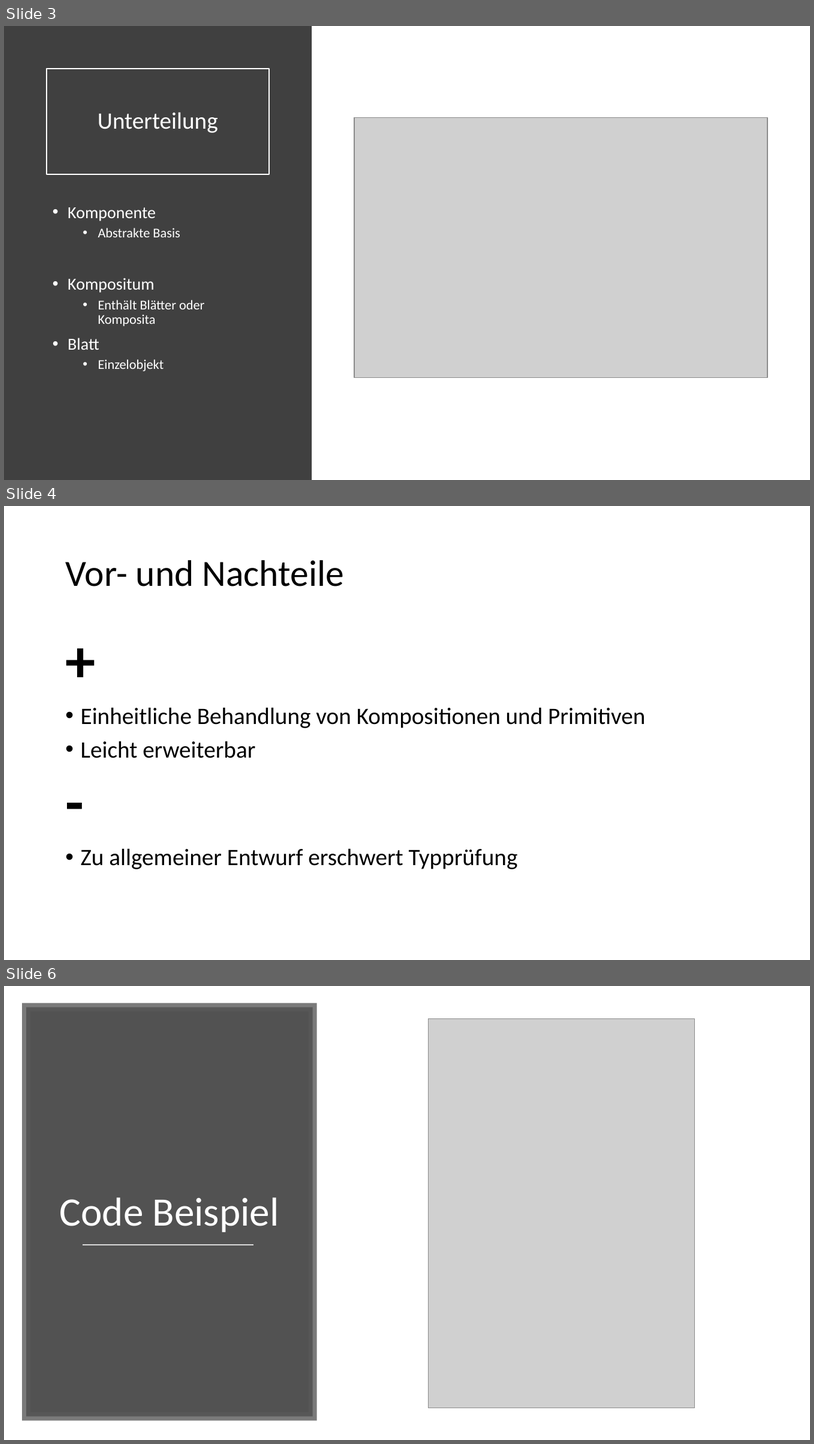
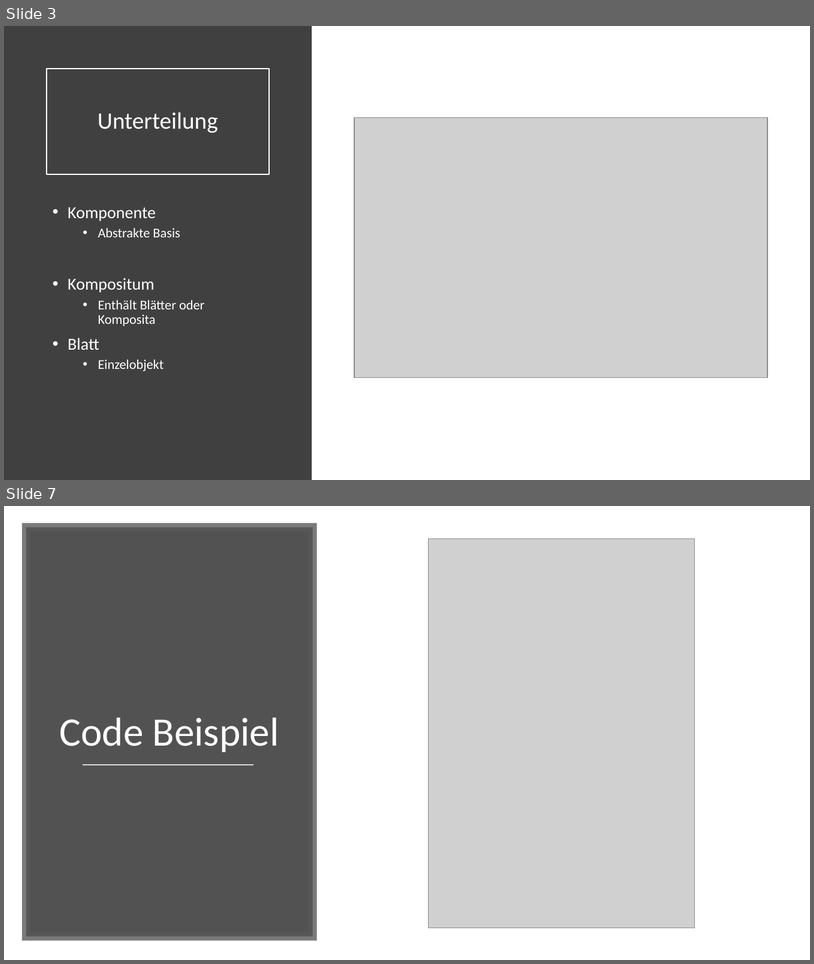
Before and after one commit to Basti098765/Aufgabenmanager_Kompositum, a slide deck: Komposiutm_ppp.pptx. Shown one above the other, each under a label of ours: slides 3, 4 and 6 before the commit, slides 3 and 7 after it; the slides between them are not shown. The pictures are 814x1444 and 814x964 pixels, drawn with LibreOffice and Linux fonts; fonts in the diff are those of the drawing; grey boxes stand for pictures. Boxes give left, top, right and bottom in pixels: in the first picture for what was removed or moved away, otherwise in the second. Text is boxed around its words. In the diff, an @@ line names an element or a change of style, - is before the commit and + after.

```diff
--- a/Komposiutm_ppp.pptx
+++ b/Komposiutm_ppp.pptx
@@ slide 4 removed at box(4, 506, 810, 960), background #FFFFFF @@
@@ title removed at box(65, 560, 345, 586) @@
-Vor- und Nachteile
@@ text removed at box(81, 707, 645, 869) @@
-+
-• Einheitliche Behandlung von Kompositionen und Primitiven
-• Leicht erweiterbar
--
-• Zu allgemeiner Entwurf erschwert Typprüfung
@@ what was slide 6 is now slide 7 @@
```
Also in this commit, not shown: 1 slide changed, 4 slides added, 1 other slide removed.
